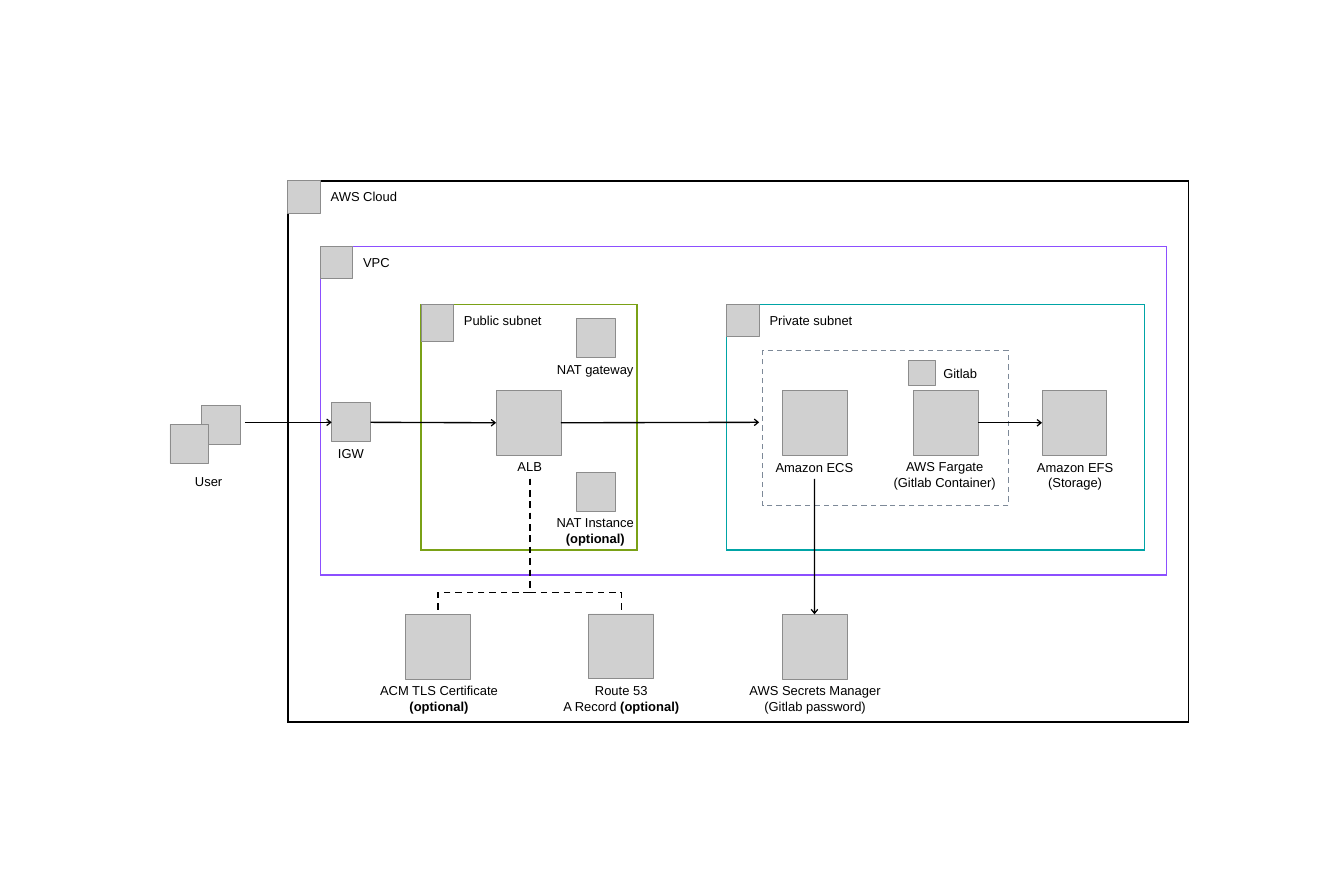
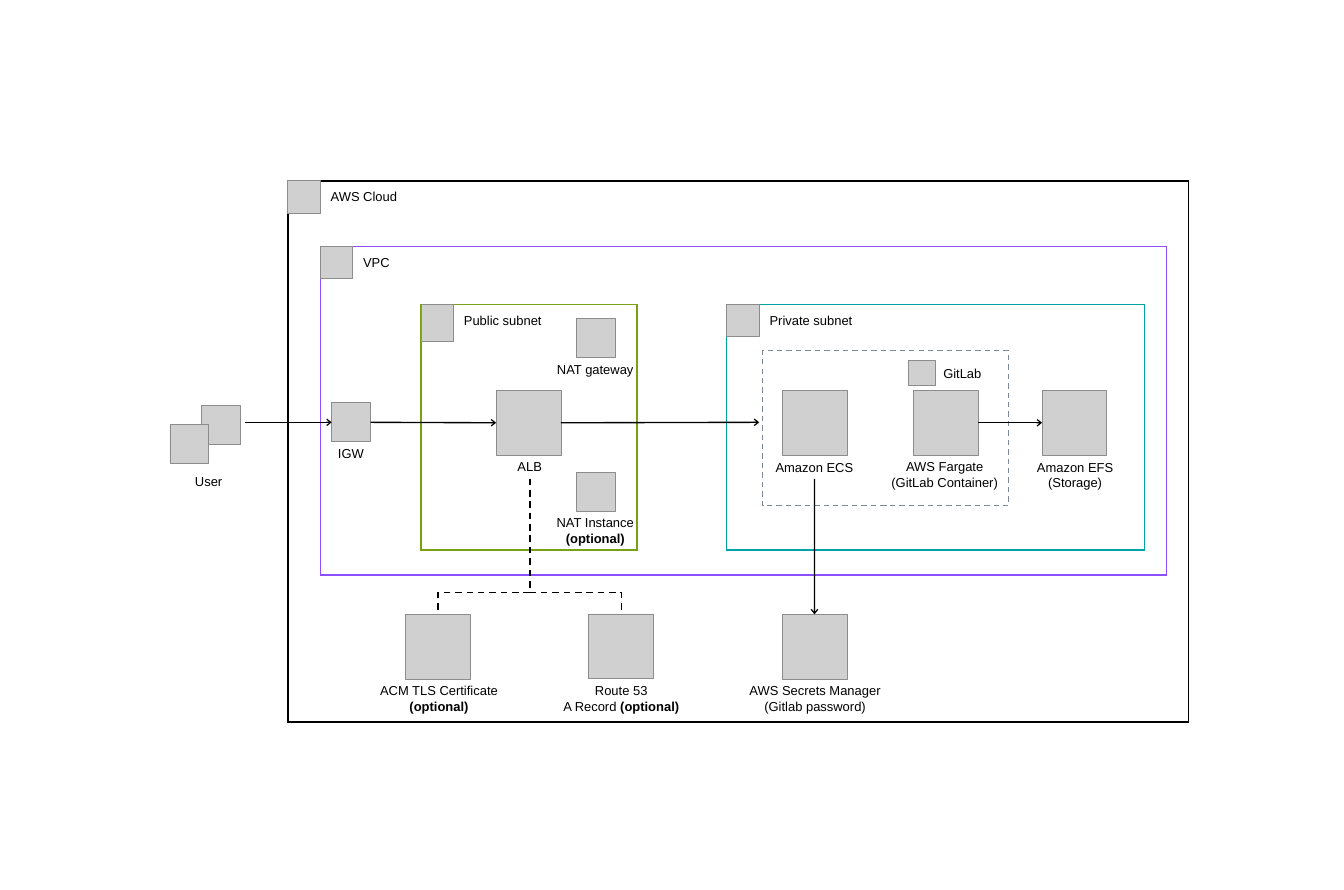
Before and after one commit to ren8k/aws-cdk-gitlab-on-ecs, a slide deck: slide 1 of assets/gitlab.pptx. Drawn at 1344x890 pixels with LibreOffice and Linux fonts; fonts in the diff are those of the drawing; grey boxes stand for pictures. Boxes give left, top, right and bottom in pixels: in the first picture for what was removed or moved away, otherwise in the second. Text is boxed around its words. In the diff, an @@ line names an element or a change of style, - is before the commit and + after.

```diff
--- a/assets/gitlab.pptx
+++ b/assets/gitlab.pptx
@@ text at box(943, 368, 981, 378): text changed @@
-Gitlab
+GitLab
@@ text at box(891, 462, 997, 490): text changed @@
-AWS Fargate
-(Gitlab Container)
+AWS Fargate
+(GitLab Container)
```
Also in this commit, not shown: 1 slide removed, 1 other file.
